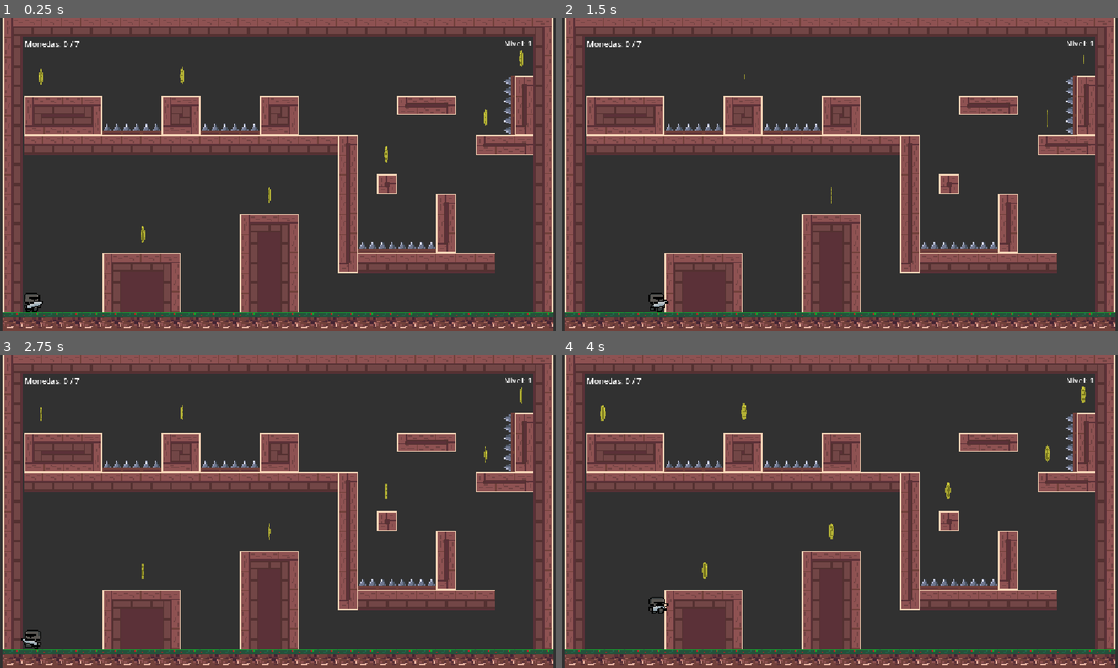
Above: before the commit, frames 1-4 (two rows, left to right).
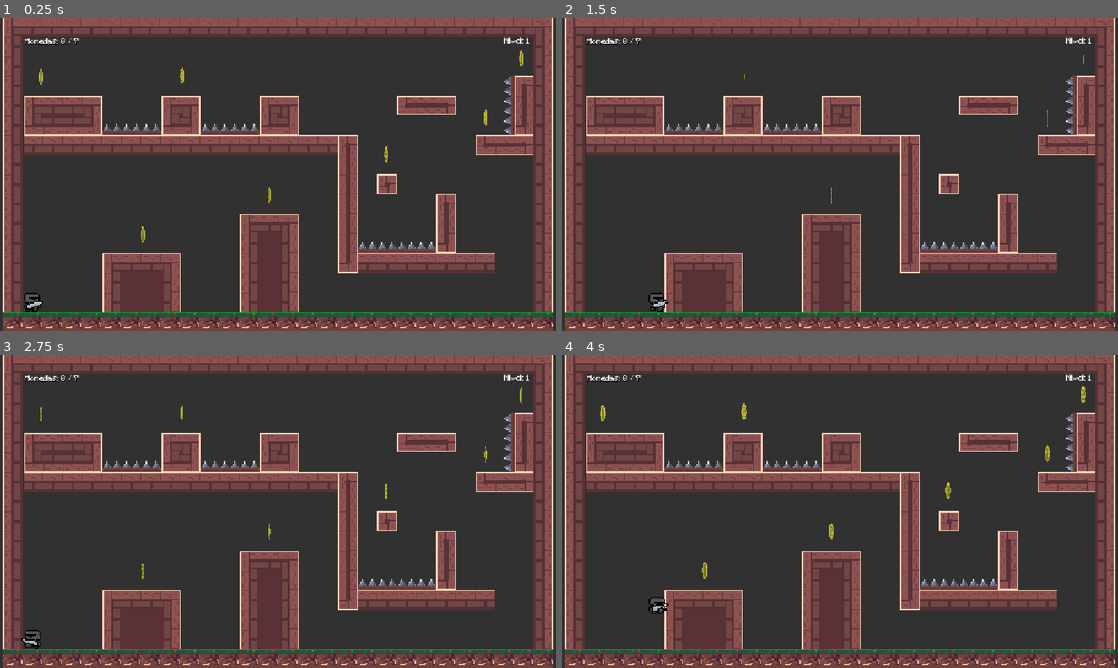
Above: after the commit, the same moments.

Repository: Marcausente/KnightGame2DGodot
Game: Godot game, scene res://Escenas/escena_principal/escena_principal.tscn
Two runs of this game, one before a commit and one after it. Both use one fixed random seed, a clock stepped at 60 frames per second and the inputs below.
Inputs:
- Up to frame 1 (0.25 s): no input
- Up to frame 2 (1.5 s): hold D (derecha) from 0.53 s (still down); tap W (saltar) at 0.77 s
- Up to frame 3 (2.75 s): tap W (saltar) at 1.52 s; release D (derecha) at 2.03 s; hold A (izquierda) from 2.03 s (still down)
- Up to frame 4 (4 s): release A (izquierda) at 2.78 s; hold D (derecha) from 2.78 s (still down); tap W (saltar) at 3.02, 3.77 s

The runs differ from the first frame. In frame 1, 0.3% of the frame differs, in the area x 4-96%, y 6-10%; in frame 2, 0.3%; in frame 3, 0.3%; in frame 4, 0.3%.

Commit message:
FEAT: Cambiada la fuente de letra del contador de monedas y nivel

Diff:
--- a/Escenas/ContadorMonedas/contador_monedas.tscn
+++ b/Escenas/ContadorMonedas/contador_monedas.tscn
@@ -1,6 +1,7 @@
 [gd_scene format=3 uid="uid://dtuiek0spxhu0"]
 
 [ext_resource type="Script" uid="uid://dy0pfn4s3tc0d" path="res://Escenas/ContadorMonedas/contador_monedas.gd" id="1_ah4n2"]
+[ext_resource type="Theme" uid="uid://ib7pj6y57lkl" path="res://temas/interfaz_ingame.tres" id="2_57104"]
 
 [node name="ContadorMonedas" type="Control" unique_id=1403790335 node_paths=PackedStringArray("label")]
 layout_mode = 3
@@ -18,4 +19,5 @@
 offset_top = 40.0
 offset_right = 133.0
 offset_bottom = 63.0
+theme = ExtResource("2_57104")
 text = "Monedas: 0"
--- a/Escenas/ContadorNivelActual/contador_nivel_actual.tscn
+++ b/Escenas/ContadorNivelActual/contador_nivel_actual.tscn
@@ -1,6 +1,7 @@
 [gd_scene format=3 uid="uid://c4h7hxpfbwyjc"]
 
 [ext_resource type="Script" uid="uid://dqal0xbx1tgji" path="res://Escenas/ContadorNivelActual/contador_nivel_actual.gd" id="1_si8ng"]
+[ext_resource type="Theme" uid="uid://ib7pj6y57lkl" path="res://temas/interfaz_ingame.tres" id="2_pk0ed"]
 
 [node name="contador_nivel_actual" type="Control" unique_id=1246514060 node_paths=PackedStringArray("label")]
 layout_mode = 3
@@ -18,4 +19,5 @@
 offset_top = 41.0
 offset_right = 1101.0
 offset_bottom = 64.0
+theme = ExtResource("2_pk0ed")
 text = "Nivel: 1"
--- /dev/null
+++ b/temas/interfaz_ingame.tres
@@ -0,0 +1,9 @@
+[gd_resource type="Theme" format=3 uid="uid://ib7pj6y57lkl"]
+
+[ext_resource type="FontFile" uid="uid://c2xxyyhegs15v" path="res://Fuentes/pixelfuente.ttf" id="1_yxusv"]
+
+[resource]
+Label/colors/font_shadow_color = Color(0, 0, 0, 0.7019608)
+Label/constants/shadow_offset_x = 1
+Label/constants/shadow_offset_y = 1
+Label/fonts/font = ExtResource("1_yxusv")
Binary file added: Fuentes/pixelfuente.ttf
Not shown, added: Fuentes/pixelfuente.ttf.import
